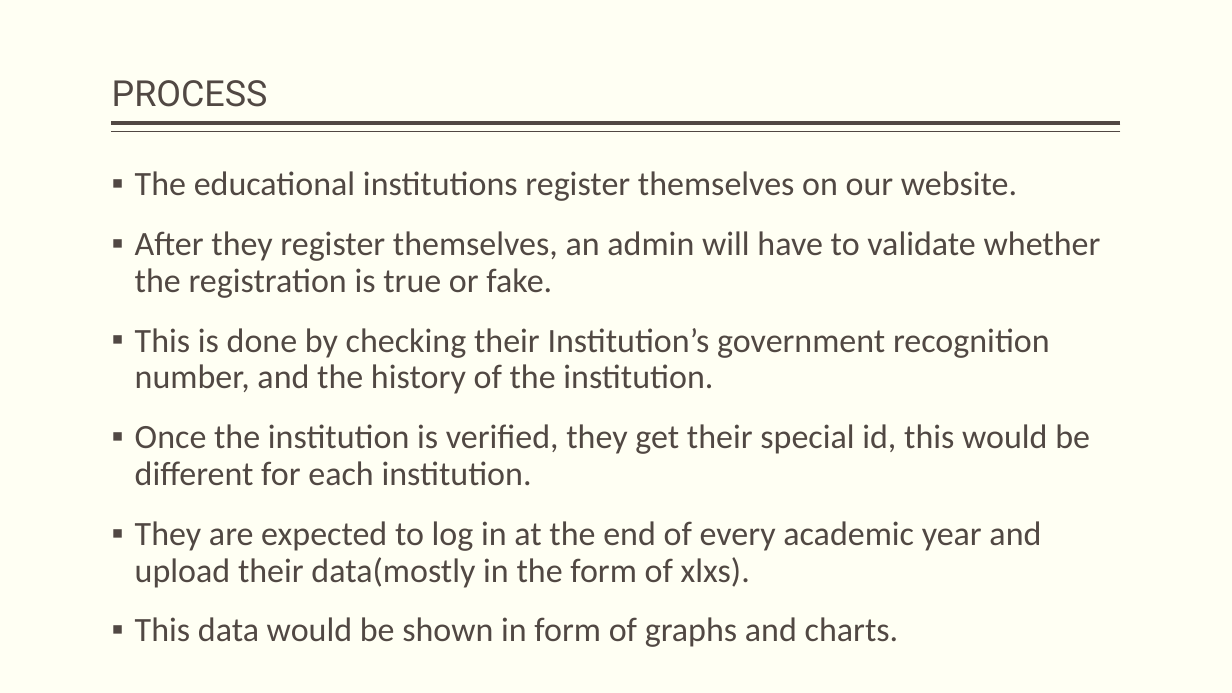
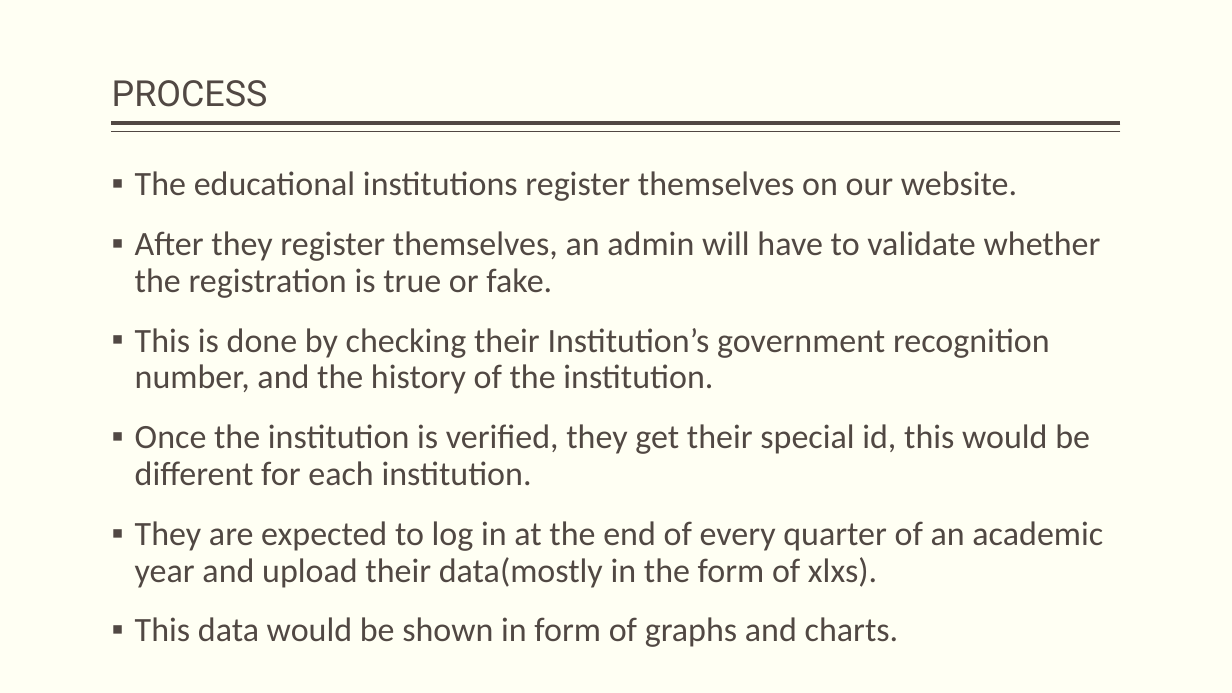
Before and after one commit to Sanjay-2004/WEEK-2, a slide deck: slide 3 of SHIKSHA EKIKARAN.pptx. Drawn at 1232x693 pixels with LibreOffice and Linux fonts; fonts in the diff are those of the drawing. Boxes give left, top, right and bottom in pixels: in the first picture for what was removed or moved away, otherwise in the second. Text is boxed around its words. In the diff, an @@ line names an element or a change of style, - is before the commit and + after.

```diff
--- a/SHIKSHA EKIKARAN.pptx
+++ b/SHIKSHA EKIKARAN.pptx
@@ text at [135, 521, 1103, 588]: text changed @@
-▪ They are expected to log in at the end of every academic year and upload their data(mostly in the form of xlxs).
+▪ They are expected to log in at the end of every quarter of an academic year and upload their data(mostly in the form of xlxs).
```
Also in this commit, not shown: 1 other file.
